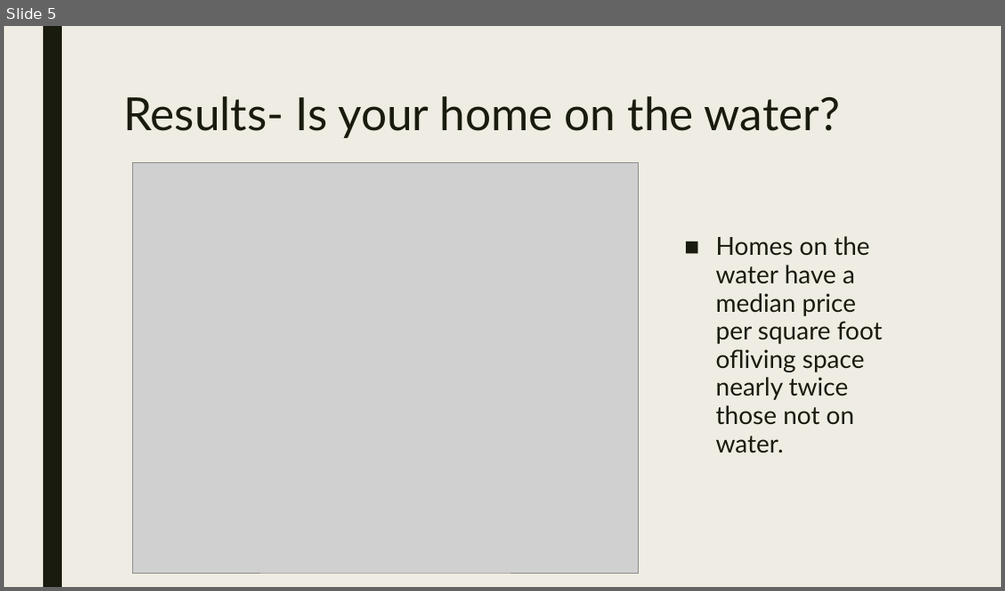
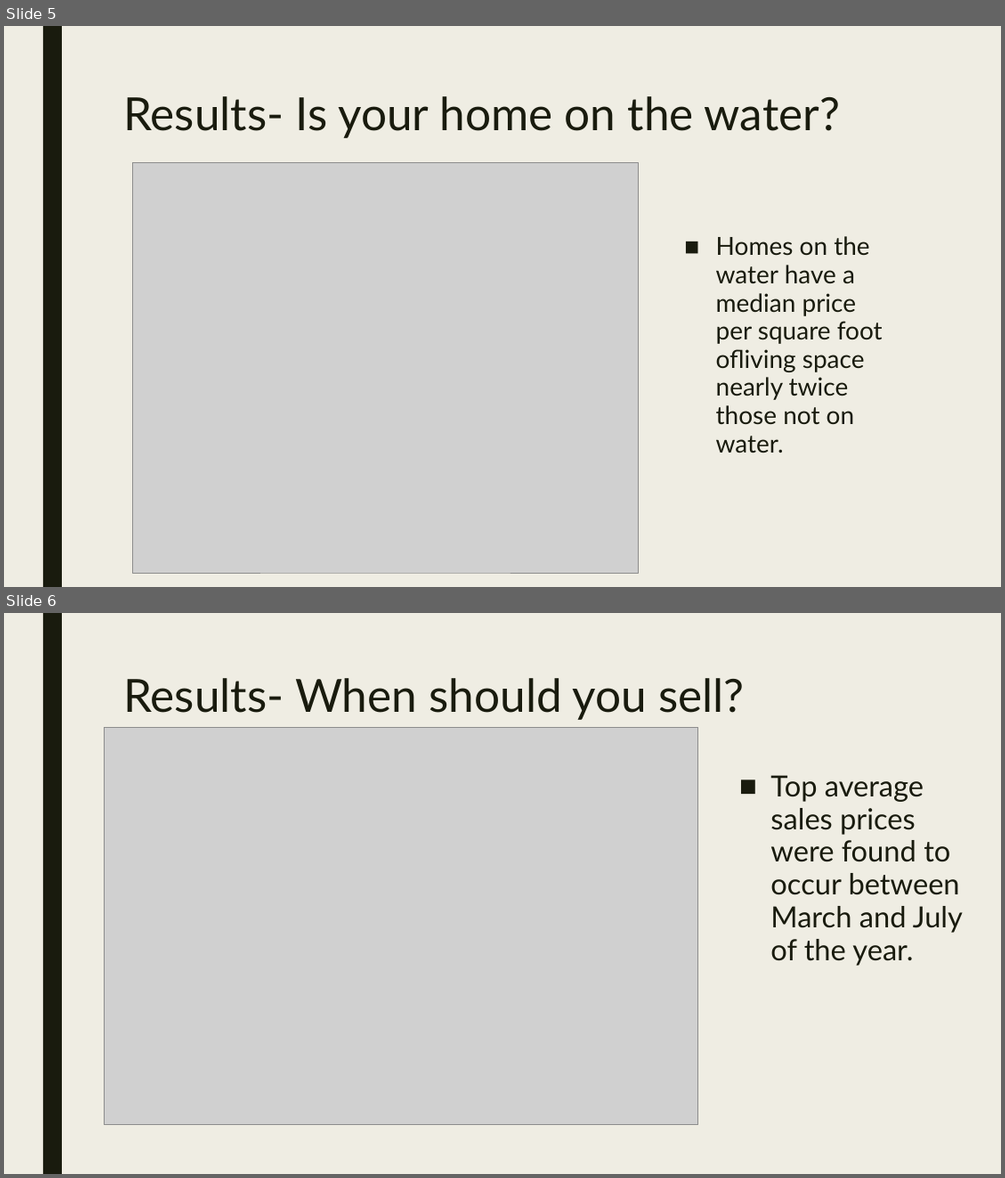
Before and after one commit to yshp57/dsc-1-final-project-online-ds-pt-100118, a slide deck: Presentation1.pptx. Shown one above the other, each under a label of ours: slide 5 before the commit, slides 5 and 6 after it. The pictures are 1005x591 and 1005x1178 pixels, drawn with LibreOffice and Linux fonts; fonts in the diff are those of the drawing; grey boxes stand for pictures. Boxes give left, top, right and bottom in pixels: in the first picture for what was removed or moved away, otherwise in the second. Text is boxed around its words. In the diff, an @@ line names an element or a change of style, - is before the commit and + after.

```diff
--- a/Presentation1.pptx
+++ b/Presentation1.pptx
@@ slide 6 added at (4,613,1001,1174), background #EFEDE3; not listed: 1 template element that a slide beside it also shows @@
@@ title added at (123,678,744,720), 44 pt, text #191B0E @@
+Results- When should you sell?
@@ picture added at (104,728,698,1125) @@
@@ text added at (770,775,963,965), 28 pt, text #191B0E @@
+■ Top average sales prices were found to occur between March and July of the year.
```
Also in this commit, not shown: 2 slides changed, 3 other files.
